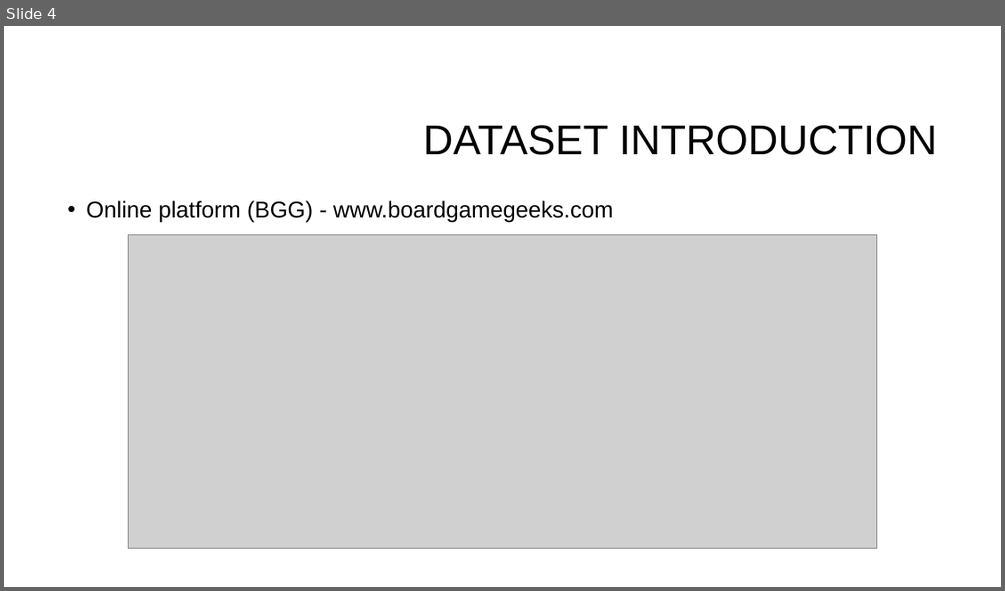
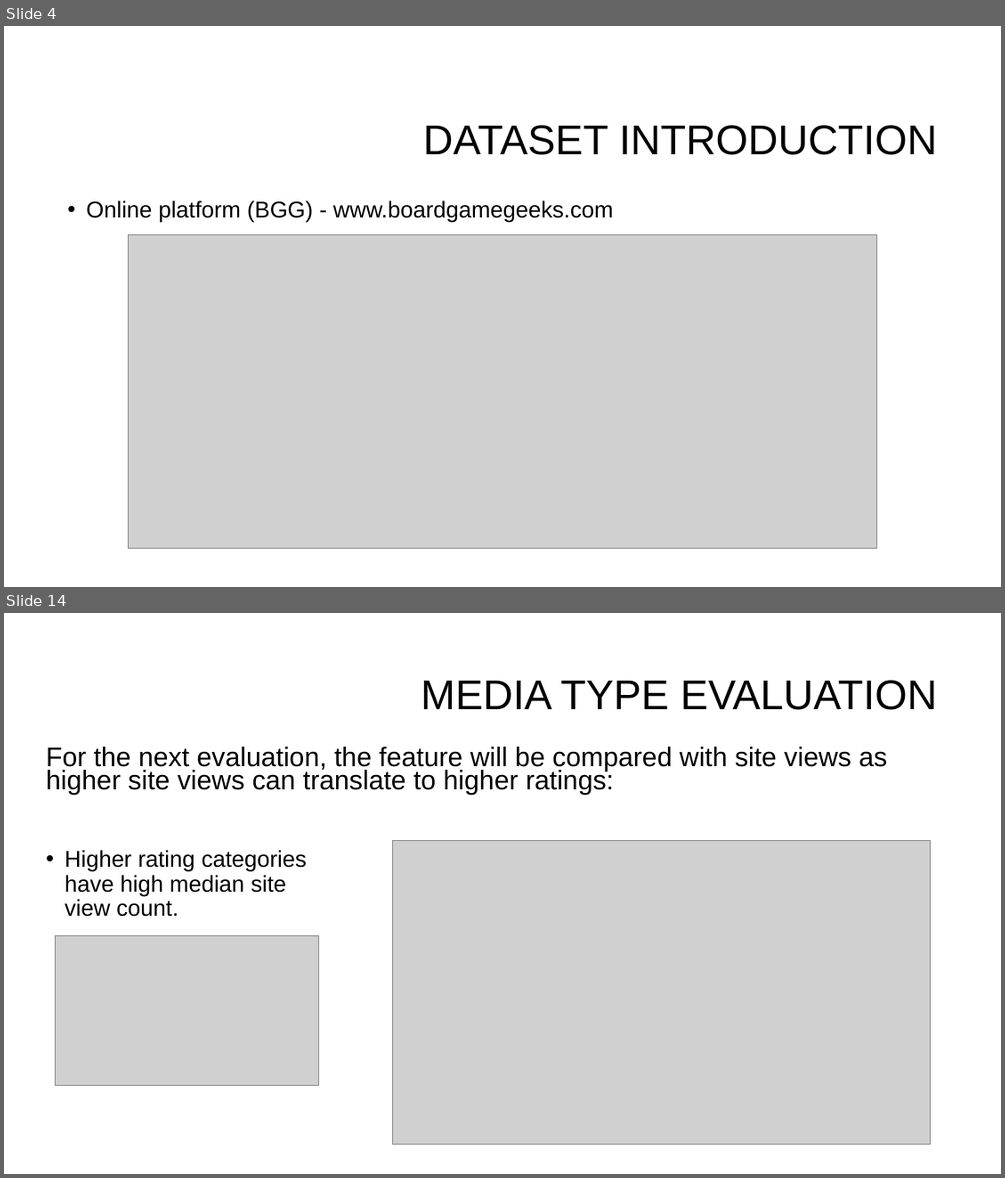
Before and after one commit to suhitasva/Python_EDA_Project_SVA, a slide deck: Boardgame_analysis_presentation.pptx. Shown one above the other, each under a label of ours: slide 4 before the commit, slides 4 and 14 after it; the slides between them are not shown. The pictures are 1005x591 and 1005x1178 pixels, drawn with LibreOffice and Linux fonts; fonts in the diff are those of the drawing; grey boxes stand for pictures; background and template pictures are left out. Boxes give left, top, right and bottom in pixels: in the first picture for what was removed or moved away, otherwise in the second. Text is boxed around its words. In the diff, an @@ line names an element or a change of style, - is before the commit and + after.

Commit message:
Slides created for site views awards and media type count analysis

```diff
--- a/Boardgame_analysis_presentation.pptx
+++ b/Boardgame_analysis_presentation.pptx
@@ slide 14 added at <box>4,613,1001,1174</box>, background #FFFFFF @@
@@ title added at <box>421,680,937,710</box>, 40 pt, text #000000 @@
+MEDIA TYPE EVALUATION
@@ text added at <box>46,747,887,795</box>, 25.9 pt, text #000000 @@
+For the next evaluation, the feature will be compared with site views as higher site views can translate to higher ratings:
@@ text added at <box>65,850,307,916</box>, 22 pt, text #000000 @@
+• Higher rating categories have high median site view count.
@@ picture added at <box>392,841,930,1144</box> @@
@@ picture added at <box>56,935,319,1086</box> @@
```
Also in this commit, not shown: 2 slides changed, 9 other slides added, 1 slide removed.
